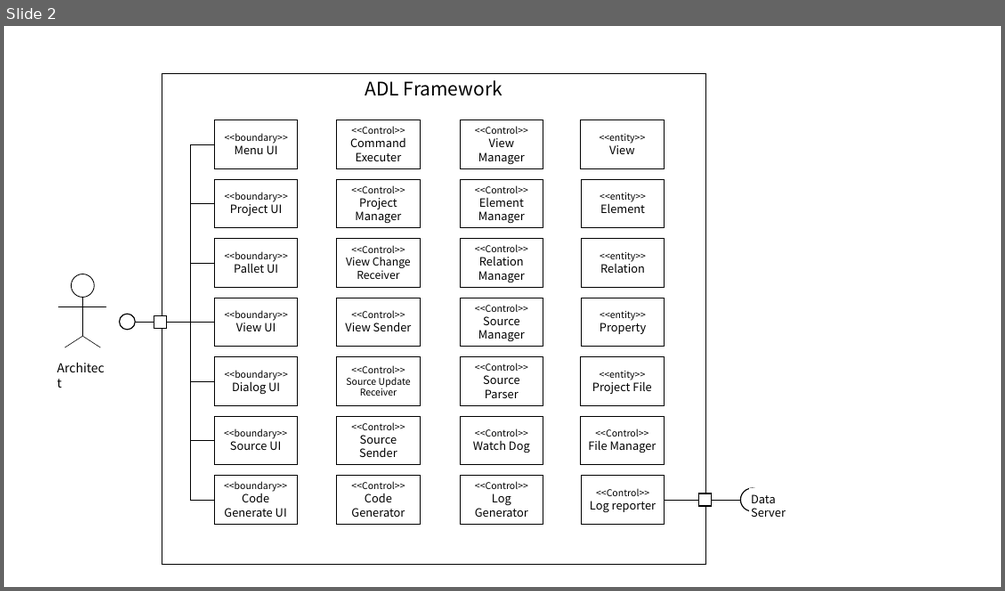
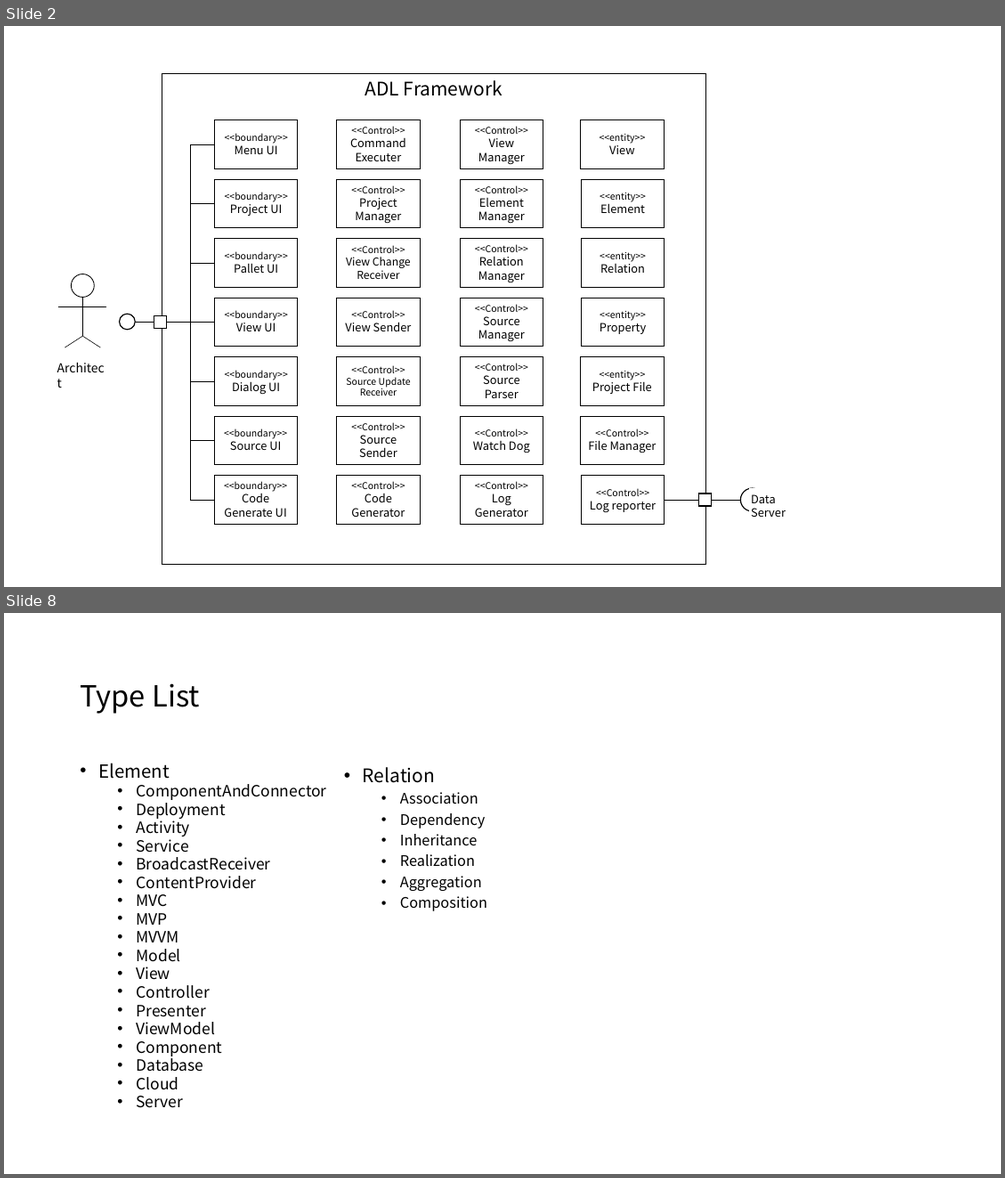
Before and after one commit to helloduk/TIL, a slide deck: AA/인증과제_ppt자료.pptx. Shown one above the other, each under a label of ours: slide 2 before the commit, slides 2 and 8 after it; the slides between them are not shown. The pictures are 1005x591 and 1005x1178 pixels, drawn with LibreOffice and Linux fonts; fonts in the diff are those of the drawing. Boxes give left, top, right and bottom in pixels: in the first picture for what was removed or moved away, otherwise in the second. Text is boxed around its words. In the diff, an @@ line names an element or a change of style, - is before the commit and + after.

```diff
--- a/AA/인증과제_ppt자료.pptx
+++ b/AA/인증과제_ppt자료.pptx
@@ slide 8 added at <box>4,613,1001,1174</box>, background #FFFFFF @@
@@ title added at <box>80,683,200,714</box>, 28 pt, text #000000 @@
+Type List
@@ text added at <box>98,763,326,1108</box>, 15 pt, text #000000 @@
+• Element
+  • ComponentAndConnector
+  • Deployment
+  • Activity
+  • Service
+  • BroadcastReceiver
+  • ContentProvider
+  • MVC
+  • MVP
+  • MVVM
+  • Model
+  • View
+  • Controller
+  • Presenter
+  • ViewModel
+  • Component
+  • Database
+  • Cloud
+  • Server
@@ text added at <box>363,767,487,911</box>, 14 pt, text #000000 @@
+• Relation
+  • Association
+  • Dependency
+  • Inheritance
+  • Realization
+  • Aggregation
+  • Composition
```
Also in this commit, not shown: 19 other slides added, 2 other files.
